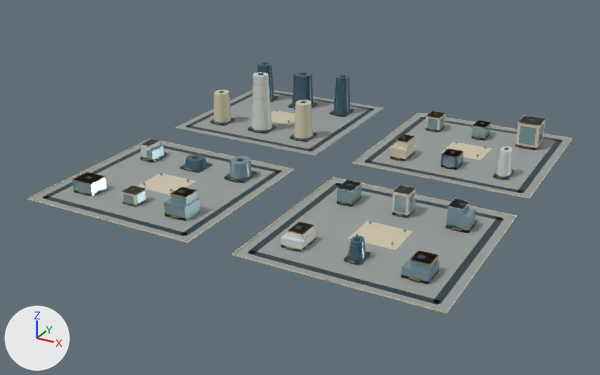
The glTF model web/public/assets/3d/ampliworld/GC-CITY-2030/GC-TILE-08-12.glb: old version first, new version second.
The view is the same before and after, from a camera (50 mm lens) standing at (-1336.0, 1701.0, 596.0) and looking at (-2021.0, 2945.0, -26.0). The axes (+X, +Y, +Z) are drawn at lower left. The lights are the same throughout. The older version comes first. Where no turn or scale is listed for an object, it has been applied to the vertices. Vertices at exactly the same position are counted once.

Names of what the first picture shows: 'GC-TILE-08-12-blue', 'GC-TILE-08-12-dark', 'GC-TILE-08-12-glass', 'GC-TILE-08-12-gold', 'GC-TILE-08-12-ivory', 'GC-TILE-08-12-leaf', 'GC-TILE-08-12-paving', 'GC-TILE-08-12-white'.
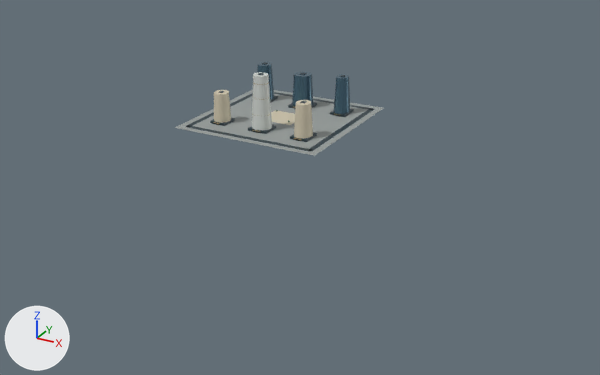
Diff of the bpy script that builds the scene:
```diff
--- a/web/public/assets/3d/ampliworld/GC-CITY-2030/GC-TILE-08-12.glb.py
+++ b/web/public/assets/3d/ampliworld/GC-CITY-2030/GC-TILE-08-12.glb.py
@@ me_mesh_0 @@
-me_mesh_0.from_pydata(...)  # 32 vertices, 48 faces; spans x -2379.0..-1621.0, y 2621.0..3379.0, z 0.0
+me_mesh_0.from_pydata(...)  # 8 vertices, 12 faces; spans x -2379.0..-2041.0, y 3041.0..3379.0, z 0.0
+# me_mesh_0 part 1: the loose piece of 8 vertices spanning x -1959.0..-1621.0, y 3041.0..3379.0, z 0.0 is deleted
+# me_mesh_0 part 2: the loose piece of 8 vertices spanning x -2379.0..-2041.0, y 2621.0..2959.0, z 0.0 is deleted
+# me_mesh_0 part 3: the loose piece of 8 vertices spanning x -1959.0..-1621.0, y 2621.0..2959.0, z 0.0 is deleted
 me_mesh_0.materials.append(mat_paving)
@@ me_mesh_1 @@
-me_mesh_1.from_pydata(...)  # 512 vertices, 768 faces; spans x -2364.0..-1636.0, y 2636.0..3364.0, z 0.0..121.0
+me_mesh_1.from_pydata(...)  # 128 vertices, 192 faces; spans x -2364.0..-2056.0, y 3056.0..3364.0, z 0.0..121.0
+# me_mesh_1 part 4: 48 loose pieces with 384 vertices, spanning x -2364.0..-1636.0, y 2636.0..3364.0, z 0.0..53.0, are deleted
 me_mesh_1.materials.append(mat_dark)
@@ me_mesh_2 @@
-me_mesh_2.from_pydata(...)  # 244 vertices, 380 faces; spans x -2380.0..-1620.0, y 2620.0..3380.0, z 0.0..75.0
+me_mesh_2.from_pydata(...)  # 52 vertices, 92 faces; spans x -2328.0..-2091.0, y 3099.0..3246.0, z 0.0..75.0
+# me_mesh_2 part 5: 24 loose pieces with 192 vertices, spanning x -2380.0..-1620.0, y 2620.0..3380.0, z 0.0..52.0, are deleted
 me_mesh_2.materials.append(mat_ivory)
@@ me_mesh_4 @@
-me_mesh_4.from_pydata(...)  # 192 vertices, 320 faces; spans x -2242.0..-1758.0, y 2763.0..3237.0, z 2.0..6.0
+me_mesh_4.from_pydata(...)  # 48 vertices, 80 faces; spans x -2242.0..-2178.0, y 3183.0..3237.0, z 2.0..6.0
+# me_mesh_4 part 6: 12 loose pieces with 144 vertices, spanning x -2242.0..-1758.0, y 2763.0..3237.0, z 2.0..6.0, are deleted
 me_mesh_4.materials.append(mat_leaf)
@@ me_mesh_5 @@
-me_mesh_5.from_pydata(...)  # 118 vertices, 212 faces; spans x -2330.0..-1775.0, y 2684.0..3326.0, z 0.0..87.0
+me_mesh_5.from_pydata(...)  # 66 vertices, 120 faces; spans x -2330.0..-2093.0, y 3278.0..3326.0, z 5.0..87.0
+# me_mesh_5 part 7: the loose piece of 22 vertices spanning x -1802.0..-1778.0, y 2684.0..2720.0, z 5.0..32.0 is deleted
+# me_mesh_5 part 8: the loose piece of 22 vertices spanning x -2231.0..-2189.0, y 2860.0..2904.0, z 3.0..19.0 is deleted
+# me_mesh_5 part 9: the loose piece of 8 vertices spanning x -1805.0..-1775.0, y 3104.0..3140.0, z 0.0..25.0 is deleted
 me_mesh_5.materials.append(mat_blue)
@@ me_mesh_6 @@
-me_mesh_6.from_pydata(...)  # 964 vertices, 1656 faces; spans x -2331.0..-1671.0, y 2620.0..3325.0, z 0.0..103.0
+me_mesh_6.from_pydata(...)  # 444 vertices, 792 faces; spans x -2329.0..-2093.0, y 3096.0..3325.0, z 4.0..103.0
+# me_mesh_6 part 10: 44 loose pieces with 520 vertices, spanning x -2331.0..-1671.0, y 2620.0..3322.0, z 0.0..45.0, are deleted
 me_mesh_6.materials.append(mat_gold)
@@ me_mesh_7 @@
-me_mesh_7.from_pydata(...)  # 116 vertices, 188 faces; spans x -2325.0..-1668.0, y 2679.0..3326.0, z 0.0..120.0
+me_mesh_7.from_pydata(...)  # 22 vertices, 40 faces; spans x -2231.0..-2189.0, y 3101.0..3143.0, z 5.0..120.0
+# me_mesh_7 part 11: 10 loose pieces with 94 vertices, spanning x -2325.0..-1668.0, y 2679.0..3326.0, z 0.0..52.0, are deleted
 me_mesh_7.materials.append(mat_white)
@@ ob_gc_tile_08_12_glass @@
-ob_gc_tile_08_12_glass = bpy.data.objects.new('GC-TILE-08-12-glass', me_mesh_8)
```

Pixel boxes (x1, y1, x2, y2) of what changed, in the pictures (600 x 375 px):
'GC-TILE-08-12-paving', reshaped (62% narrower, 70% shorter): before (29, 90, 571, 312); after (175, 90, 383, 156)
'GC-TILE-08-12-dark', reshaped (64% narrower, 63% shorter): before (43, 62, 563, 305); after (186, 62, 374, 152)
'GC-TILE-08-12-ivory', reshaped (82% narrower, 78% shorter): before (27, 90, 573, 314); after (214, 90, 313, 139)
'GC-TILE-08-12-glass', deleted: before (72, 116, 544, 284)
'GC-TILE-08-12-white', reshaped (95% narrower, 67% shorter): before (123, 72, 546, 252); after (252, 72, 272, 130)
'GC-TILE-08-12-blue', reshaped (66% narrower, 74% shorter): before (185, 62, 463, 261); after (257, 62, 350, 114)
'GC-TILE-08-12-gold', reshaped: before (72, 83, 531, 284); after (214, 83, 340, 140)
'GC-TILE-08-12-leaf', reshaped (not visible afterwards): before (143, 110, 486, 245)
part 1 of me_mesh_0, deleted: before (354, 114, 571, 197)
part 2 of me_mesh_0, deleted: before (29, 140, 292, 242)
part 3 of me_mesh_0, deleted: before (234, 178, 515, 312)
part 4 of me_mesh_1, deleted: before (43, 113, 563, 305)
part 5 of me_mesh_2, deleted: before (27, 111, 573, 314)
part 6 of me_mesh_4, deleted: before (143, 142, 486, 245)
part 7 of me_mesh_5, deleted: before (348, 236, 366, 261)
part 8 of me_mesh_5, deleted: before (185, 154, 207, 170)
part 9 of me_mesh_5, deleted: before (441, 149, 463, 170)
part 10 of me_mesh_6, deleted: before (72, 111, 531, 284)
part 11 of me_mesh_7, deleted: before (123, 116, 546, 252)
